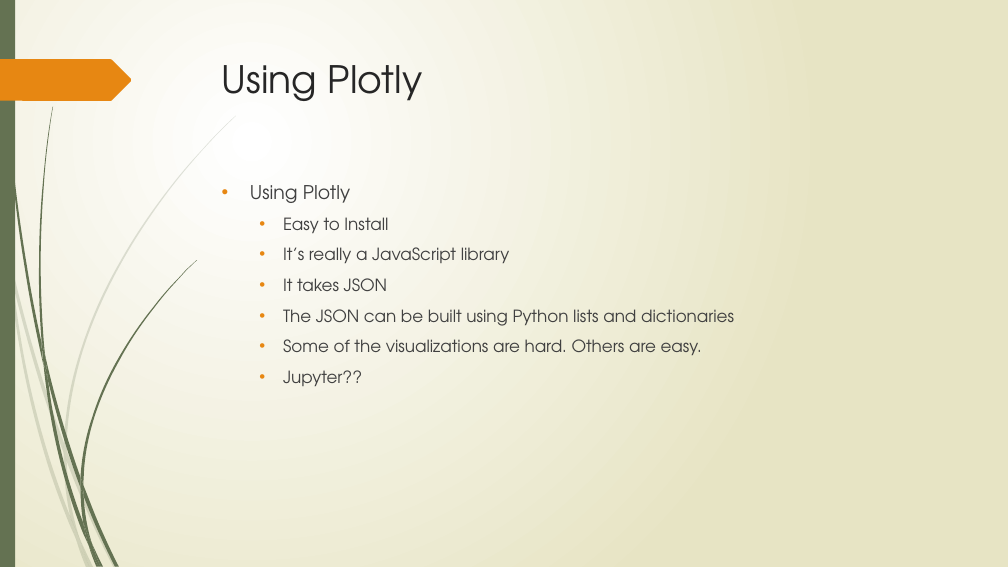
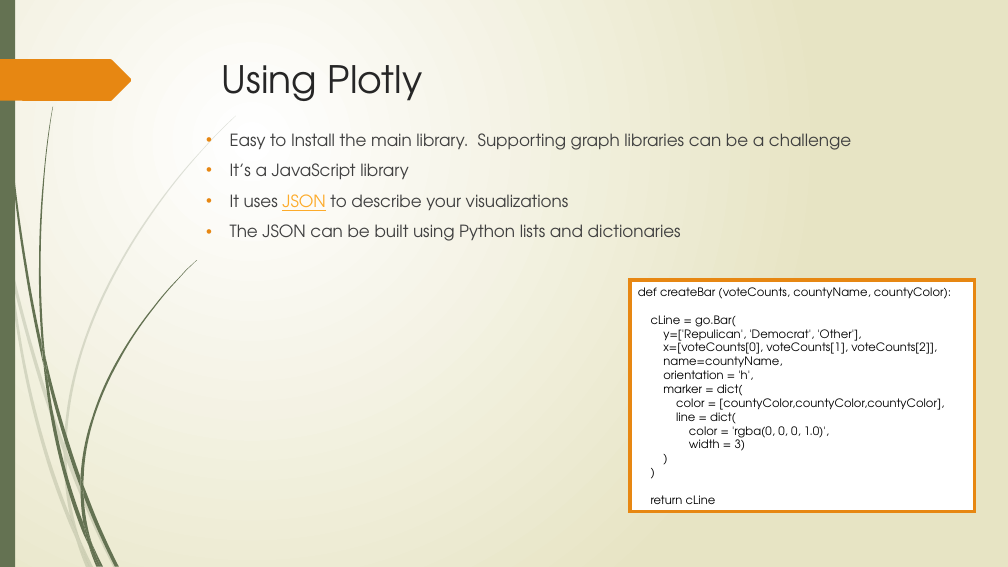
Before and after one commit to smartin25/pythonProject, a slide deck: slide 6 of Election Data Study.pptx (slide 5 before the commit). Drawn at 1008x567 pixels with LibreOffice and Linux fonts; fonts in the diff are those of the drawing. Boxes give left, top, right and bottom in pixels: in the first picture for what was removed or moved away, otherwise in the second. Text is boxed around its words. In the diff, an @@ line names an element or a change of style, - is before the commit and + after.

```diff
--- a/Election Data Study.pptx
+++ b/Election Data Study.pptx
@@ text "Easy to Install the main ...": place and size @@
-text "Easy to Install the main ..." at box(250, 185, 734, 386)
+text "Easy to Install the main ..." at box(230, 133, 851, 241)
@@ text at box(230, 133, 851, 211): text changed @@
-• Using Plotly
-  • Easy to Install
-  • It’s really a JavaScript library
-  • It takes JSON
+  • Easy to Install the main library. Supporting graph libraries can be a challenge
+  • It’s a JavaScript library
+  • It uses JSON to describe your visualizations
@@ rectangle added at box(631, 280, 975, 511), fill #FFFFFF, outline #E78712 3.5 pt, 11 pt, text #000000 @@
+def createBar (voteCounts, countyName, countyColor):
+cLine = go.Bar(
+y=['Repulican', 'Democrat', 'Other'],
+x=[voteCounts[0], voteCounts[1], voteCounts[2]],
+name=countyName,
+orientation = 'h',
+marker = dict(
+color = [countyColor,countyColor,countyColor],
+line = dict(
+color = 'rgba(0, 0, 0, 1.0)',
+width = 3)
+)
+)
+return cLine
@@ text at box(283, 339, 702, 386): paragraphs removed @@
-  • Some of the visualizations are hard. Others are easy.
-  • Jupyter??
```
Also in this commit, not shown: 4 other slides changed, 5 slides added, 2 slides removed.
